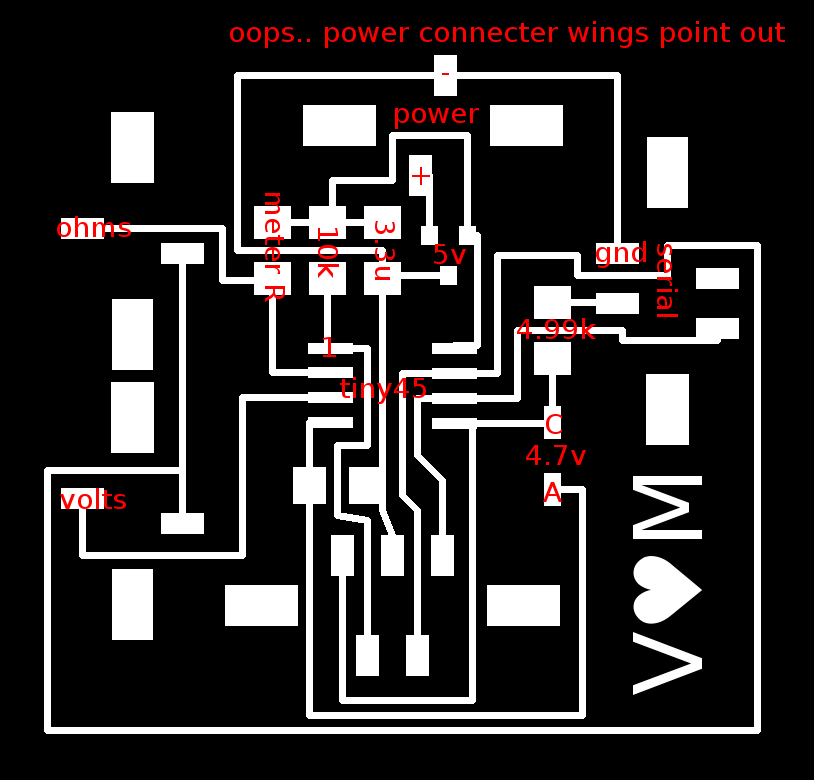
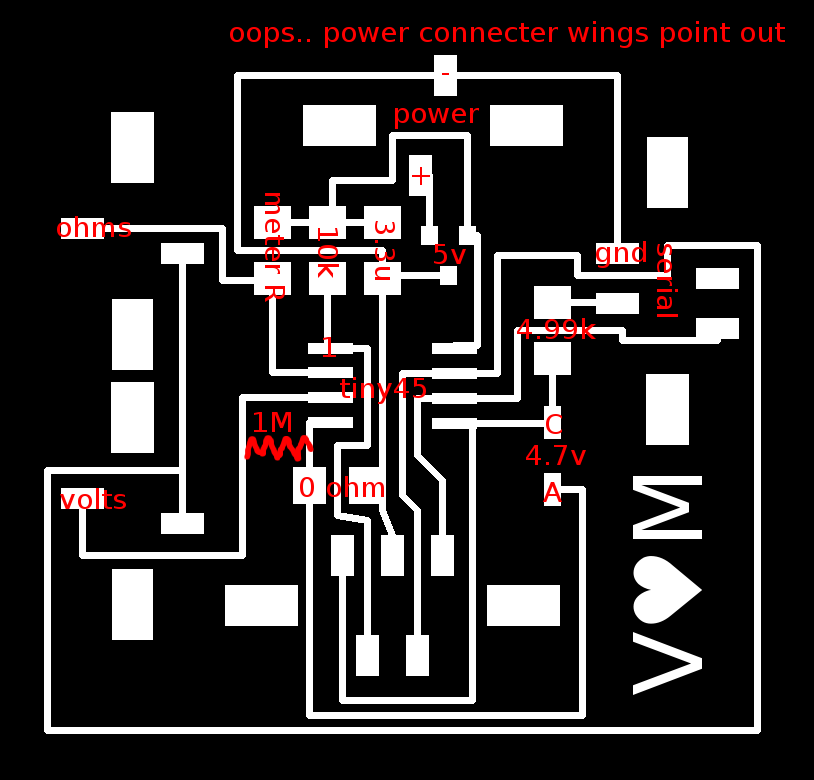
Layers edited between the first and the second 814×780 image:
added layer "1M" above "0 ohm" over bbox(254, 412, 291, 432)
added layer "0 ohm" above "New Layer#1" over bbox(300, 476, 384, 497)
added layer "New Layer#1" above "oops.. power connecter wings p..." over bbox(244, 435, 314, 462)
